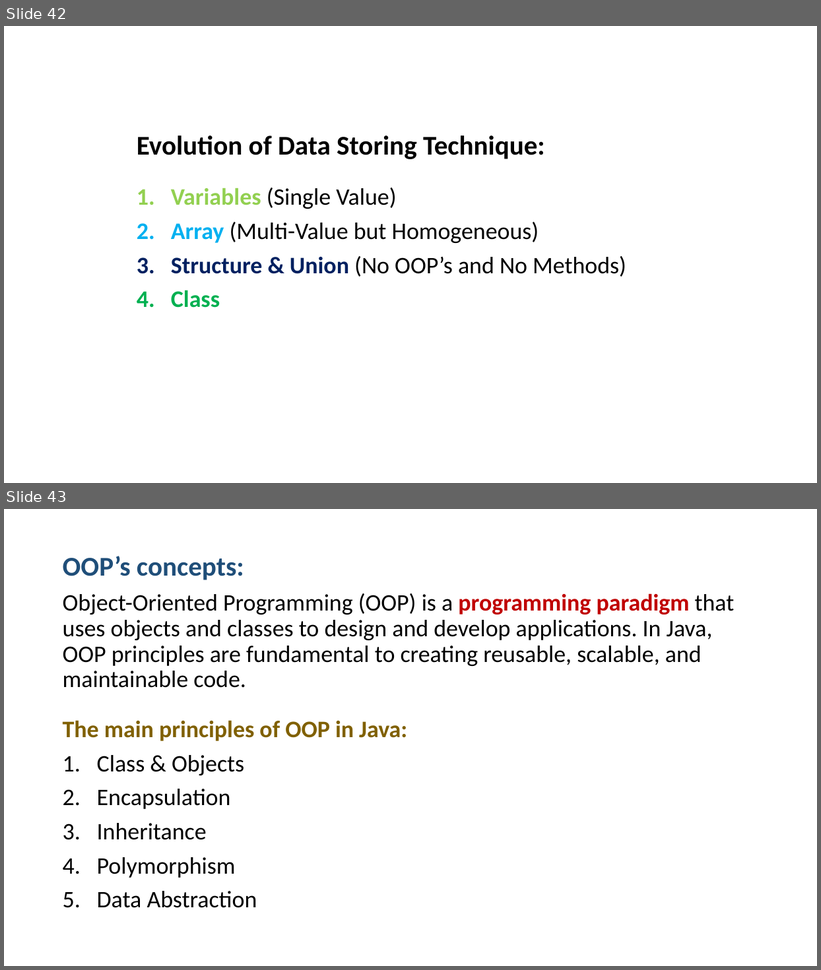
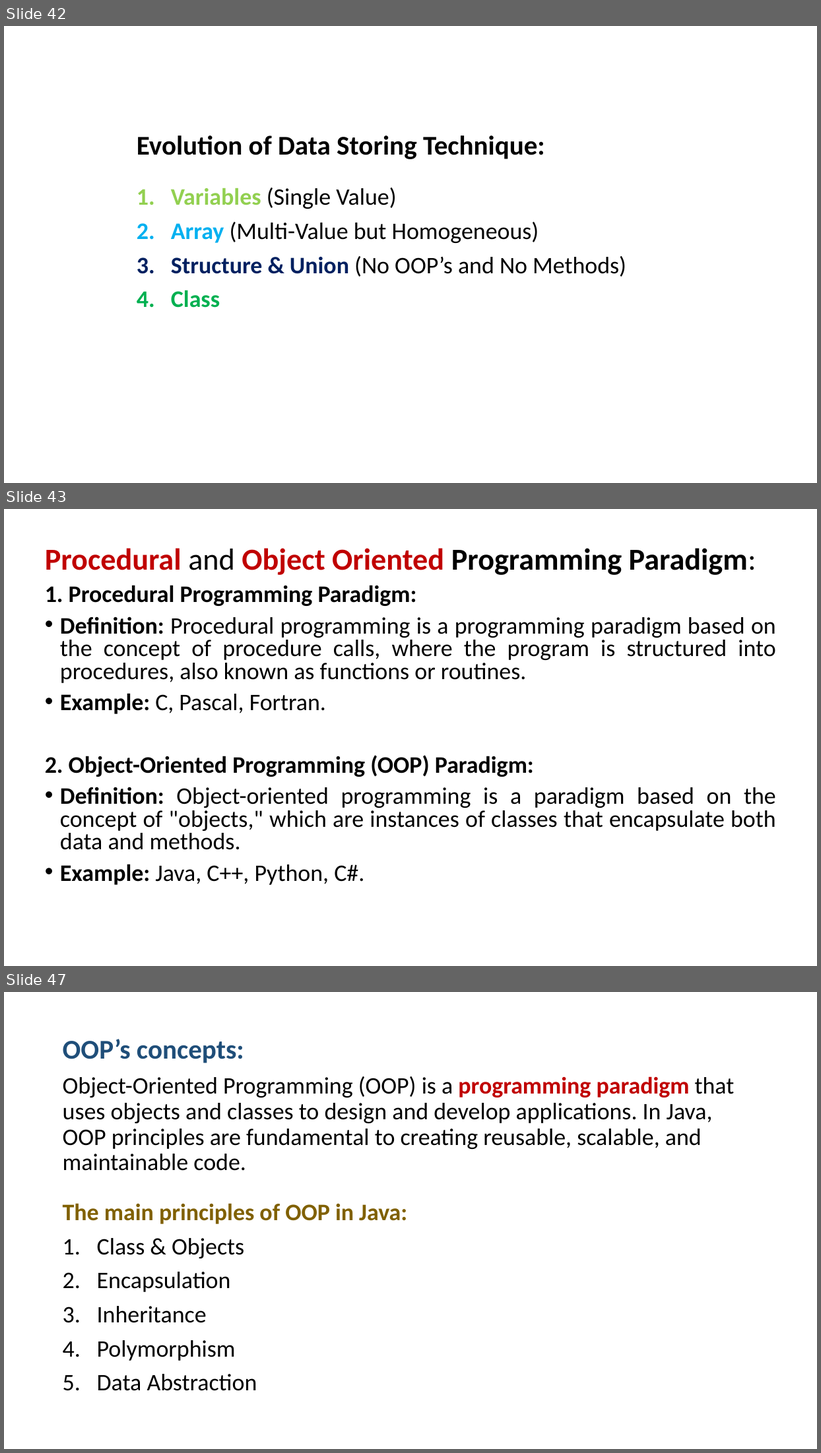
Before and after one commit to PRAMOD-VISHNU-NAIK/MCA-2nd-Sem-Shridevi-College, a slide deck: Theory Class-Notes/Java MCA-2.pptx. Shown one above the other, each under a label of ours: slides 42 and 43 before the commit, slides 42, 43 and 47 after it; the slides between them are not shown. The pictures are 821x970 and 821x1453 pixels, drawn with LibreOffice and Linux fonts; fonts in the diff are those of the drawing. Boxes give left, top, right and bottom in pixels: in the first picture for what was removed or moved away, otherwise in the second. Text is boxed around its words. In the diff, an @@ line names an element or a change of style, - is before the commit and + after.

```diff
--- a/Theory Class-Notes/Java MCA-2.pptx
+++ b/Theory Class-Notes/Java MCA-2.pptx
@@ slide 43 added at <box>4,509,817,966</box>, background #FFFFFF @@
@@ text added at <box>45,548,776,885</box>, 28 pt, text #000000 @@
+Procedural and Object Oriented Programming Paradigm:
+1. Procedural Programming Paradigm:
+• Definition: Procedural programming is a programming paradigm based on the concept of procedure calls, where the program is structured into procedures, also known as functions or routines.
+• Example: C, Pascal, Fortran.
+2. Object-Oriented Programming (OOP) Paradigm:
+• Definition: Object-oriented programming is a paradigm based on the concept of "objects," which are instances of classes that encapsulate both data and methods.
+• Example: Java, C++, Python, C#.
@@ what was slide 43 is now slide 47 @@
```
Also in this commit, not shown: 5 slides changed, 9 other slides added, 4 slides removed.
